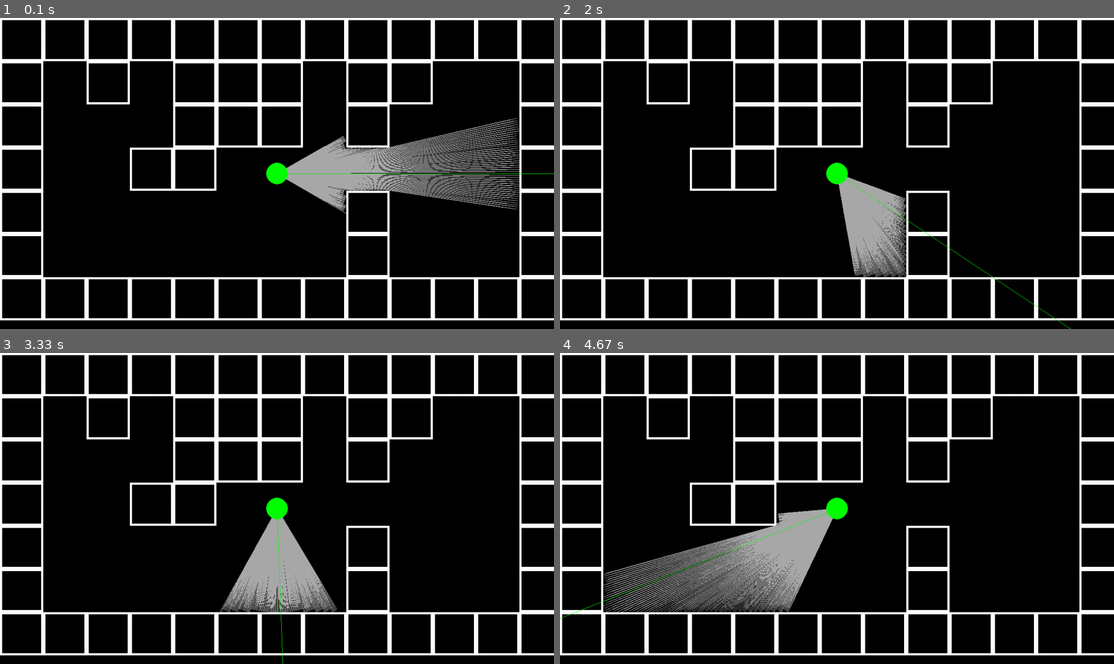
Above: before the commit, frames 1-4 (two rows, left to right).
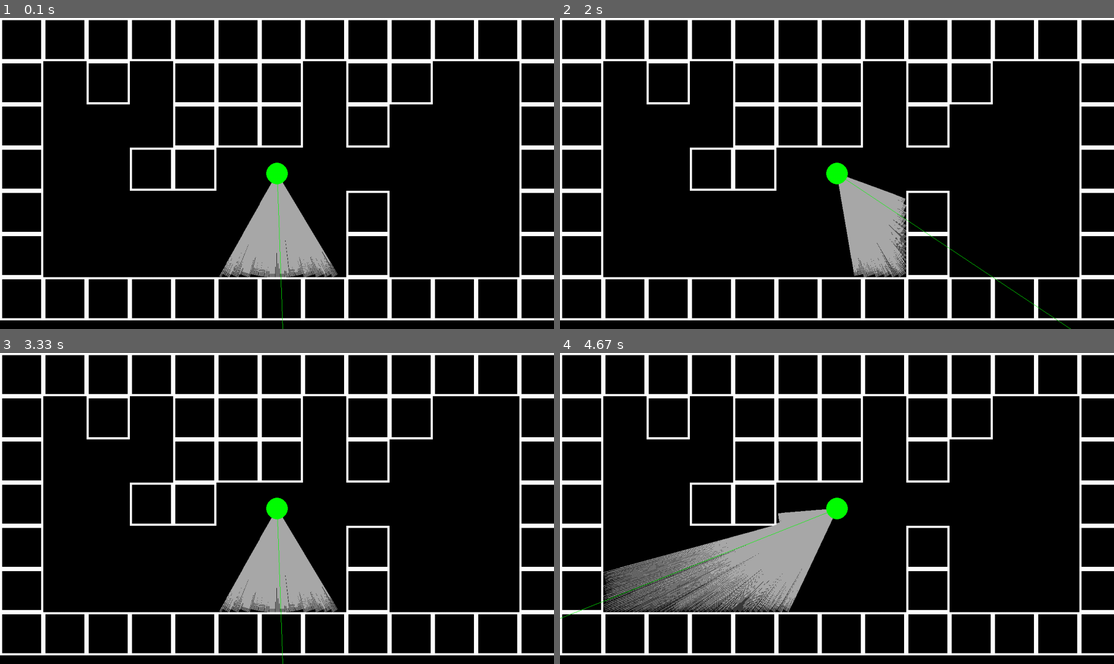
Above: after the commit, the same moments.

Repository: TecHeReTiC3141/pygameRaycasting
Game: pygame game, started from main.py
Two runs of this game, one before a commit and one after it. Both use one fixed random seed, a clock stepped at 60 frames per second and the inputs below.
Inputs (mouse positions are in pixels of both pictures, inside the frame that each line leads up to):
- Up to frame 1 (0.1 s): no input
- Up to frame 2 (2 s): hold Right 0.33-0.8 s; move the mouse to (814, 185) at 0.37 s; hold Right 0.83-1.3 s; move the mouse to (1014, 164) at 0.87 s; hold Left 1.33-1.87 s; move the mouse to (704, 176) at 1.37 s; hold Left from 1.9 s (still down); move the mouse to (665, 126) at 1.93 s
- Up to frame 3 (3.33 s): release Left at 2.37 s; hold Right 2.4-3.03 s; move the mouse to (360, 399) at 2.43 s; hold Left from 3.07 s (still down); move the mouse to (343, 536) at 3.1 s
- Up to frame 4 (4.67 s): release Left at 3.53 s; hold Right 3.57-4.03 s; move the mouse to (848, 402) at 3.6 s; hold Right 4.07-4.53 s; move the mouse to (637, 499) at 4.1 s; hold Left from 4.57 s (still down); move the mouse to (842, 539) at 4.6 s

The runs differ from the first frame. In frame 1, 10% of the frame differs, in the area x 39-100%, y 32-100%; in frame 2, 0.7%; in frame 3, 0.8%; in frame 4, 3.9%.

Commit message:
Basic mouse movement has been implemented and display gamma has been increased.

Diff:
--- a/GameObjects.py
+++ b/GameObjects.py
@@ -102,7 +102,7 @@
 
     def raycasting(self, player: Player, display: pygame.Surface, game_mode: str):
         cur_ang = player.angle - FOV / 2
-        for ray in range(NUM_RAYS):
+        for ray in range(NUM_RAYS + 1):
             cur_ang += FOV / NUM_RAYS
             sin_r, cos_r = math.sin(cur_ang), math.cos(cur_ang)
             coll = False
@@ -114,7 +114,7 @@
                     if wall.cur_rect.collidepoint((x, y)):
                         depth  *= math.cos(player.angle - cur_ang)
                         obst_height = PROJ_COEFF / depth
-                        color = 255 / (1 + .0001 * depth ** 2)
+                        color = 255 / (1 + .00003 * depth ** 2)
 
                         if game_mode == '3d':
                             pygame.draw.rect(display, tuple(color for _ in '...'),
--- a/const.py
+++ b/const.py
@@ -5,8 +5,8 @@
 WALL_HEIGHT = DISP_HEIGHT - 100
 
 FOV = math.pi / 3
-NUM_RAYS = 120
-MAX_DEPTH = 640
+NUM_RAYS = 160
+MAX_DEPTH = 700
 SCALE = DISP_WIDTH // NUM_RAYS
 SCREEN_DIST = NUM_RAYS / (2 * math.tan(FOV / 2))
 PROJ_COEFF = SCREEN_DIST * WALL_HEIGHT
--- a/main.py
+++ b/main.py
@@ -27,11 +27,14 @@
 
     display.fill('black')
 
+
     if game_mode == '2d':
         room.draw(display)
         room.raycasting(player, display, game_mode)
         player.draw(display)
     else:
+        pygame.draw.rect(display, 'lightblue', (0, 0, DISP_WIDTH, DISP_HEIGHT // 2))
+        pygame.draw.rect(display, 'darkgray', (0, DISP_HEIGHT // 2, DISP_WIDTH, DISP_HEIGHT))
         mini_map.fill('black')
         room.draw(mini_map, 3)
         room.raycasting(player, display, game_mode)
@@ -40,6 +43,11 @@
     room.physics(player)
 
     player.move()
+    mouse_pos = pygame.mouse.get_pos()
+    if DISP_WIDTH - mouse_pos[0] <= 30:
+        pygame.mouse.set_pos((35, mouse_pos[1]))
+    elif mouse_pos[0] <= 30:
+        pygame.mouse.set_pos((DISP_WIDTH - 35, mouse_pos[1]))
 
     pygame.display.update()
     clock.tick(60)
